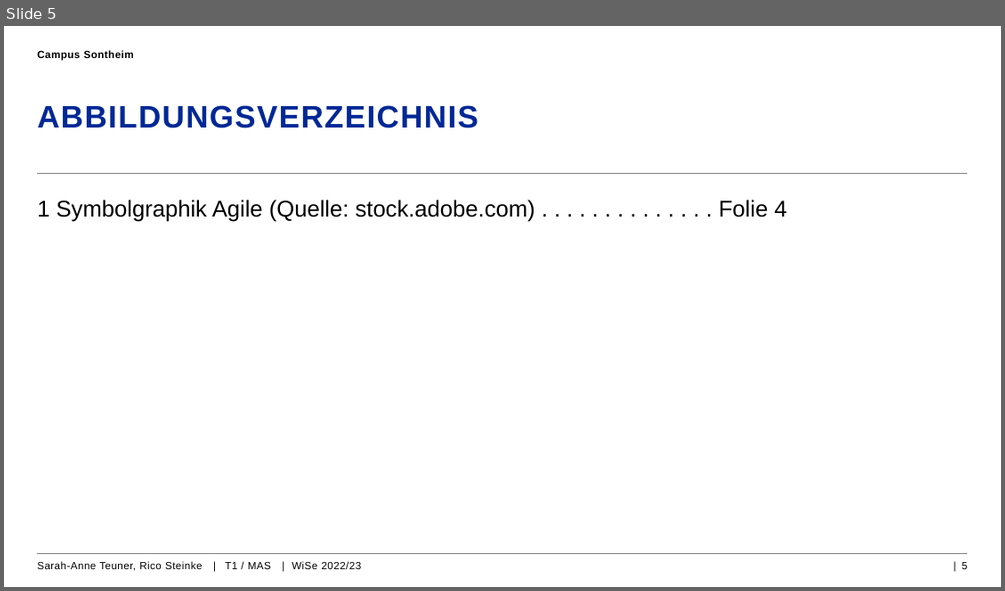
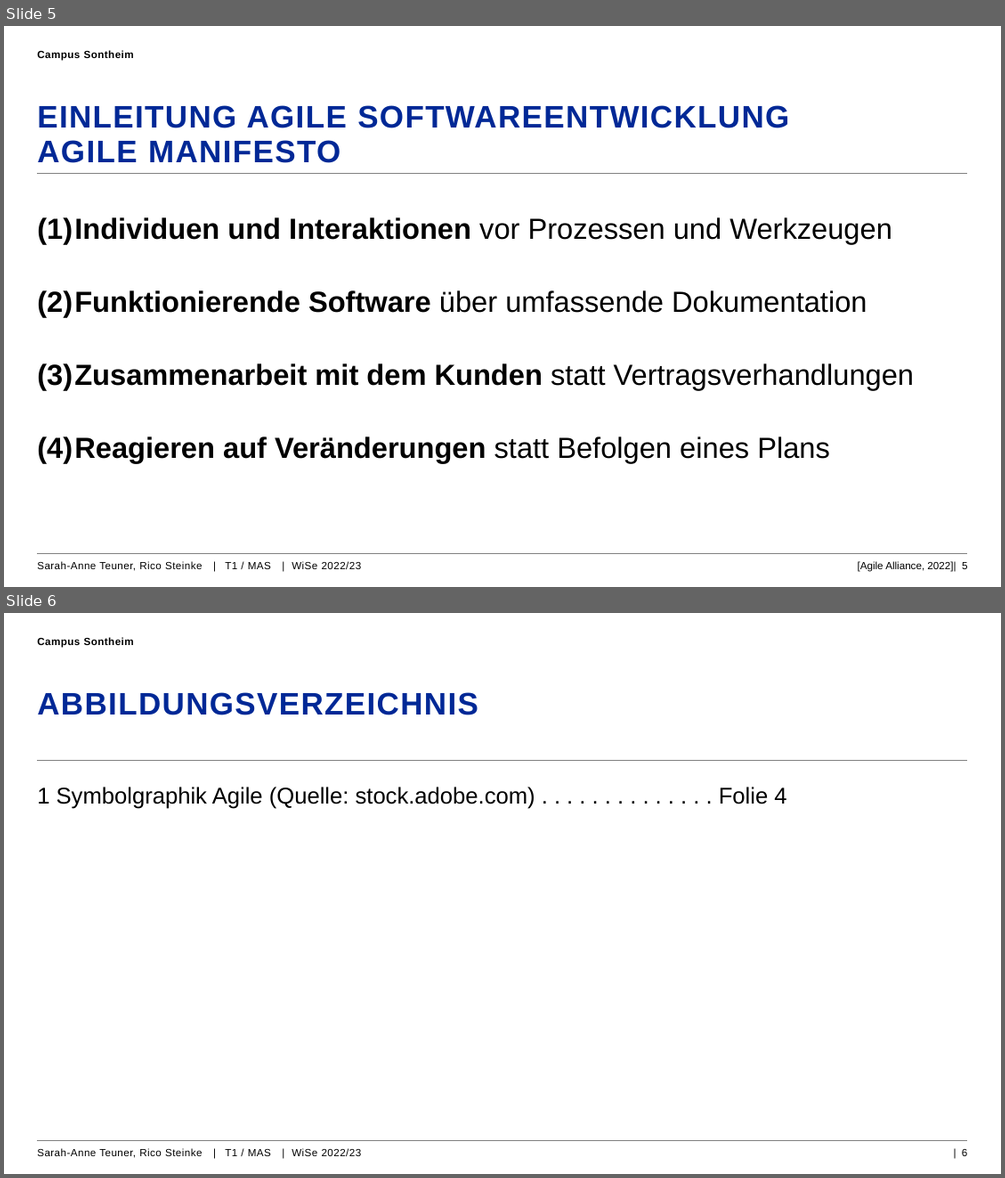
Before and after one commit to rico227/pgpe, a slide deck: Agile_Softwareentwicklung_Automotive_PGPE.pptx. Shown one above the other, each under a label of ours: slide 5 before the commit, slides 5 and 6 after it. The pictures are 1005x591 and 1005x1178 pixels, drawn with LibreOffice and Linux fonts; fonts in the diff are those of the drawing; background and template pictures are left out. Boxes give left, top, right and bottom in pixels: in the first picture for what was removed or moved away, otherwise in the second. Text is boxed around its words. In the diff, an @@ line names an element or a change of style, - is before the commit and + after.

Commit message:
agile prinzipien zu präsi

```diff
--- a/Agile_Softwareentwicklung_Automotive_PGPE.pptx
+++ b/Agile_Softwareentwicklung_Automotive_PGPE.pptx
@@ slide 5 added at [4,26,1001,587], background #FFFFFF; not listed: 2 template elements that a slide beside it also shows @@
@@ text added at [37,50,134,61], 10 pt, text #000000, bold @@
+Campus Sontheim
@@ title added at [37,105,789,163], 30 pt, text #002896, bold @@
+EINLEITUNG AGILE SOFTWAREENTWICKLUNG
+AGILE MANIFESTO
@@ text added at [37,217,914,463], 28 pt, text #000000 @@
+(1) Individuen und Interaktionen vor Prozessen und Werkzeugen
+(2) Funktionierende Software über umfassende Dokumentation
+(3) Zusammenarbeit mit dem Kunden statt Vertragsverhandlungen
+(4) Reagieren auf Veränderungen statt Befolgen eines Plans
@@ text added at [37,561,362,571], 10 pt, text #000000 @@
+Sarah-Anne Teuner, Rico Steinke | T1 / MAS | WiSe 2022/23
@@ text added at [858,561,967,572], 10 pt, text #000000 @@
+[Agile Alliance, 2022]| 5
@@ what was slide 5 is now slide 6 @@
```
Also in this commit, not shown: 1 slide changed.
